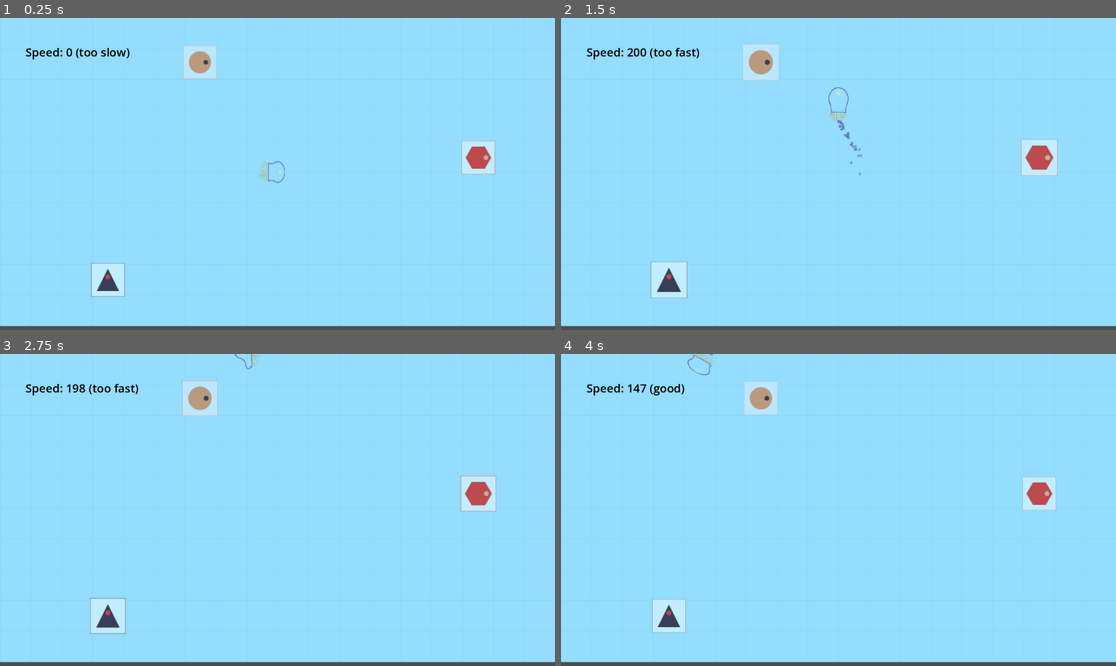
Above: before the commit, frames 1-4 (two rows, left to right).
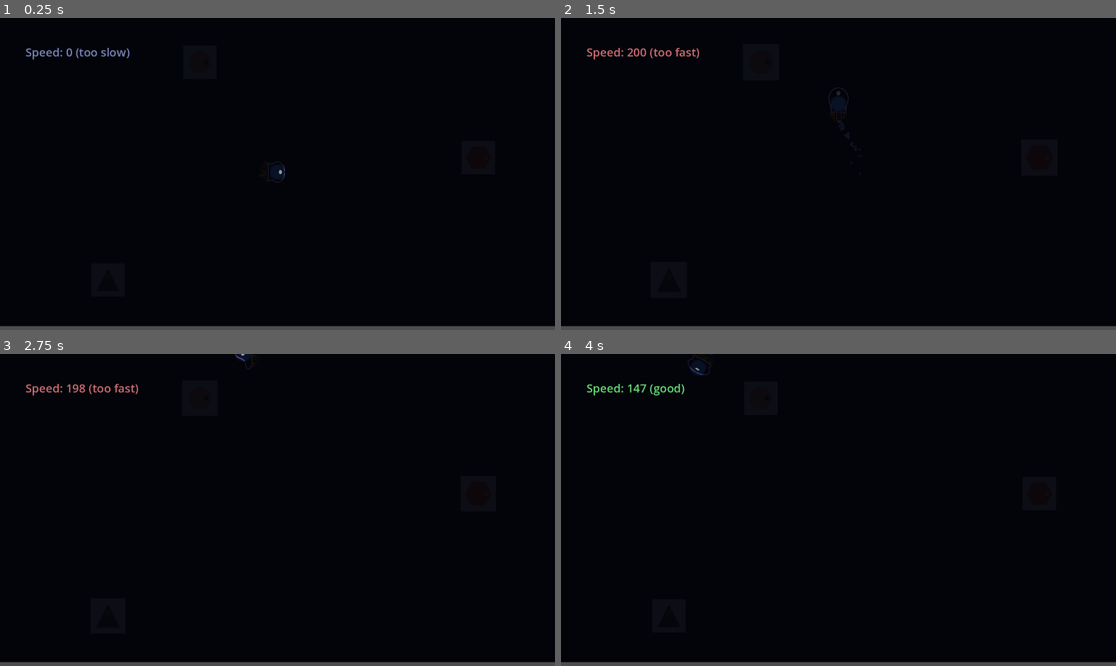
Above: after the commit, the same moments.

Repository: nurlopez/ictiopia
Game: Godot game, scene res://scenes/Main.tscn
The game is run twice, just before and just after one commit, with the same random seed, the same clock (stepped at 60 frames per second) and the same inputs. The engine's default icon, where the game draws it, is replaced by a stand-in: a white triangle on a blue panel in a dark square.
Inputs:
- Up to frame 1 (0.25 s): no input
- Up to frame 2 (1.5 s): hold Up (move_up) from 0.53 s (still down)
- Up to frame 3 (2.75 s): release Up (move_up) at 2.03 s; hold Left (move_left) from 2.03 s (still down)
- Up to frame 4 (4 s): release Left (move_left) at 3.53 s; hold Down (move_down) from 3.53 s (still down)

The runs differ from the first frame. In frame 1, 99% of the frame differs, in the area x 0-100%, y 0-99%; in frame 2, 99%; in frame 3, 99%; in frame 4, 99%.

Commit message:
feat(level1): Replaced collectibles with illuminating lightnodes: - Lightnodes glow when fixed with PointLight2D - Darken world, add player ambient light - Progressive world lighting

Diff:
--- a/levels/Level1.tscn
+++ b/levels/Level1.tscn
@@ -7,7 +7,7 @@
 [ext_resource type="Script" path="res://levels/speed_label.gd" id="4_6uqgx"]
 [ext_resource type="AudioStream" uid="uid://q8jlbwj6f640" path="res://assets/audio/heart-beat-355442.mp3" id="4_vcuxx"]
 [ext_resource type="PackedScene" uid="uid://bkwbus7m2g1q4" path="res://scenes/environment/Portal.tscn" id="6_i25xe"]
-[ext_resource type="PackedScene" uid="uid://bxblioil7mesr" path="res://scenes/environment/Collectible.tscn" id="7_tnfui"]
+[ext_resource type="PackedScene" uid="uid://bxblioil7mesr" path="res://scenes/environment/Lightnode.tscn" id="7_tnfui"]
 [ext_resource type="Texture2D" uid="uid://doi6tyei3numh" path="res://assets/art/collectibles/collectibles_shapes-01.png" id="9_b1xmx"]
 [ext_resource type="Texture2D" uid="uid://becxm6f188psl" path="res://assets/art/collectibles/collectibles_shapes-02.png" id="10_su8nw"]
 [ext_resource type="Texture2D" uid="uid://cgw76ixjimsuj" path="res://assets/art/collectibles/collectibles_shapes-03.png" id="11_3hxrv"]
@@ -22,14 +22,16 @@
 anchor_bottom = 1.0
 grow_horizontal = 2
 grow_vertical = 2
-color = Color(0.027451, 0.164706, 0.270588, 1)
+color = Color(0.02, 0.02, 0.05, 1)
 
 [node name="Tint" type="CanvasModulate" parent="."]
 unique_name_in_owner = true
+color = Color(0.15, 0.15, 0.2, 1)
 
 [node name="TileMaps" type="Node2D" parent="."]
 
 [node name="BaseLayer" type="TileMapLayer" parent="TileMaps"]
+modulate = Color(0.08, 0.12, 0.18, 1)
 tile_map_data = PackedByteArray("AAAFAAcAAAAAAAAAAAAFAAYAAAAAAAAAAAAFAAUAAAAAAAAAAAAFAAQAAAAAAAAAAAAFAAMAAAAAAAAAAAAFAA …(2800 unchanged characters)…
 tile_set = ExtResource("1_q6ueu")
 
@@ -65,7 +67,7 @@
 offset_top = -17.928
 offset_right = 40.84
 offset_bottom = 16.072
-theme_override_colors/font_color = Color(0.027451, 0, 0, 1)
+theme_override_colors/font_color = Color(0.8, 0.85, 0.9, 1)
 theme_override_font_sizes/font_size = 24
 text = "testing"
 script = ExtResource("4_6uqgx")
--- a/levels/level_controller.gd
+++ b/levels/level_controller.gd
@@ -1,54 +1,78 @@
 extends Node
 
 ## Level Controller for Mechanic I (Speed Moderation)
-## Tracks collectibles and triggers portal when all are solved.
+## Tracks lightnodes and triggers portal when all are fixed.
+## Manages progressive world lighting as lightnodes are restored.
 
 @onready var tint := get_node_or_null("%Tint")
 @onready var audio_player: AudioStreamPlayer = get_node_or_null("%Audio")
 
 @warning_ignore("UNUSED_SIGNAL")
-signal all_collectibles_cleared
+signal all_lightnodes_fixed
 
-var remaining_collectibles: int = 0
-var started_with_collectibles := false
+var remaining_lightnodes: int = 0
+var total_lightnodes: int = 0
+var started_with_lightnodes := false
 
-# Visual settings (static calm state for Level 1)
-@export var calm_color: Color = Color(0.76, 0.93, 1.00)
+# Progressive lighting settings
+@export var dark_color: Color = Color(0.15, 0.15, 0.2)    # Starting darkness
+@export var lit_color: Color = Color(0.5, 0.55, 0.65)     # Fully lit (still moody)
 
 
 func _ready() -> void:
 	# Connect signal to portal
 	var portal := get_node_or_null("%Portal")
-	if portal and not is_connected("all_collectibles_cleared", Callable(portal, "open_portal")):
-		connect("all_collectibles_cleared", Callable(portal, "open_portal"))
+	if portal and not is_connected("all_lightnodes_fixed", Callable(portal, "open_portal")):
+		connect("all_lightnodes_fixed", Callable(portal, "open_portal"))
 
-	# Count collectibles after all nodes are ready
-	call_deferred("_late_count_collectibles")
+	# Count lightnodes after all nodes are ready
+	call_deferred("_late_count_lightnodes")
 
-	# Apply calm visuals
-	_apply_visuals()
+	# Start in darkness
+	_apply_darkness()
 
 
-func _late_count_collectibles() -> void:
-	remaining_collectibles = get_tree().get_nodes_in_group("collectibles").size()
-	started_with_collectibles = remaining_collectibles > 0
-	print("[LevelController] found collectibles: ", remaining_collectibles)
+func _late_count_lightnodes() -> void:
+	total_lightnodes = get_tree().get_nodes_in_group("lightnodes").size()
+	remaining_lightnodes = total_lightnodes
+	started_with_lightnodes = remaining_lightnodes > 0
+	print("[LevelController] found lightnodes: ", remaining_lightnodes)
 
 
-func notify_collectible_picked() -> void:
-	remaining_collectibles = max(0, remaining_collectibles - 1)
-	print("[LevelController] remaining: ", remaining_collectibles)
-	if started_with_collectibles and remaining_collectibles == 0:
-		_on_all_cleared()
+func notify_lightnode_fixed() -> void:
+	remaining_lightnodes = max(0, remaining_lightnodes - 1)
+	print("[LevelController] remaining lightnodes: ", remaining_lightnodes)
+
+	# Update world lighting based on progress
+	_update_world_lighting()
+
+	if started_with_lightnodes and remaining_lightnodes == 0:
+		_on_all_fixed()
 
 
-func _on_all_cleared() -> void:
-	print("[LevelController] all collectibles cleared!")
-	emit_signal("all_collectibles_cleared")
+func _on_all_fixed() -> void:
+	print("[LevelController] all lightnodes fixed!")
+	emit_signal("all_lightnodes_fixed")
 
 
-func _apply_visuals() -> void:
+func _apply_darkness() -> void:
+	# Start the world in darkness
 	if tint:
-		tint.color = calm_color
+		tint.color = dark_color
 	if audio_player:
 		audio_player.volume_db = -20.0
+
+
+func _update_world_lighting() -> void:
+	# Calculate how lit the world should be based on fixed lightnodes
+	if total_lightnodes == 0:
+		return
+
+	var fixed_count: int = total_lightnodes - remaining_lightnodes
+	var progress: float = float(fixed_count) / float(total_lightnodes)
+
+	# Smoothly transition the world tint
+	if tint:
+		var target_color: Color = dark_color.lerp(lit_color, progress)
+		var tween := create_tween()
+		tween.tween_property(tint, "color", target_color, 0.5).set_ease(Tween.EASE_OUT)
--- a/scenes/actors/ictio.tscn
+++ b/scenes/actors/ictio.tscn
@@ -115,3 +115,9 @@
 lifetime = 1.2
 visibility_rect = Rect2(-200, -100, 512, 512)
 trail_lifetime = 1.0
+
+[node name="PointLight2D" type="PointLight2D" parent="."]
+color = Color(0.7, 0.8, 1, 1)
+energy = 0.6
+texture = ExtResource("12_xeln8")
+texture_scale = 4.0
--- a/scenes/environment/Collectible.tscn
+++ b/scenes/environment/Lightnode.tscn
@@ -1,8 +1,9 @@
-[gd_scene load_steps=8 format=3 uid="uid://bxblioil7mesr"]
+[gd_scene load_steps=9 format=3 uid="uid://bxblioil7mesr"]
 
-[ext_resource type="Script" path="res://scenes/environment/collectible.gd" id="1_aot60"]
+[ext_resource type="Script" path="res://scenes/environment/lightnode.gd" id="1_aot60"]
 [ext_resource type="Texture2D" uid="uid://bg4mu5fgu61yr" path="res://assets/art/collectibles/collectible_circle.png" id="2_e4jva"]
 [ext_resource type="AudioStream" uid="uid://duepmgajxmki4" path="res://assets/audio/beepbeep.mp3" id="3_noy7u"]
+[ext_resource type="Texture2D" uid="uid://dqfk5y5jvkfvl" path="res://assets/art/bubble.png" id="4_light"]
 
 [sub_resource type="CircleShape2D" id="CircleShape2D_fjkgu"]
 radius = 20.0
@@ -44,7 +45,7 @@
 "pulse": SubResource("Animation_f8aik")
 }
 
-[node name="Collectible" type="Area2D"]
+[node name="Lightnode" type="Area2D"]
 script = ExtResource("1_aot60")
 
 [node name="Sprite2D" type="Sprite2D" parent="."]
@@ -62,3 +63,10 @@
 libraries = {
 "": SubResource("AnimationLibrary_bowut")
 }
+
+[node name="PointLight2D" type="PointLight2D" parent="."]
+enabled = false
+color = Color(1, 0.95, 0.8, 1)
+energy = 0.0
+texture = ExtResource("4_light")
+texture_scale = 8.0
--- a/scenes/environment/collectible.gd
+++ b/scenes/environment/lightnode.gd
@@ -1,9 +1,11 @@
 extends Area2D
+class_name Lightnode
 
 @onready var audio_player: AudioStreamPlayer = $AudioStreamPlayer
 @onready var sprite: Sprite2D = $Sprite2D
 @onready var shape: CollisionShape2D = $CollisionShape2D
 @onready var anim: AnimationPlayer = $AnimationPlayer
+@onready var point_light: PointLight2D = $PointLight2D
 
 var current_angle_deg: float = 0.0
 
@@ -11,6 +13,15 @@
 @export var icon: Texture2D
 @export var icon_scale: float = 1.0
 @export var icon_modulate: Color = Color.WHITE
+
+# --- Lit state visuals ---
+@export var dark_alpha: float = 0.3           # how dim when unlit
+@export var lit_color: Color = Color(1.0, 1.0, 0.8)  # warm glow when fixed
+@export var lit_scale_boost: float = 1.2      # scale up when lit
+
+# --- Point light settings ---
+@export var light_energy: float = 1.5         # how bright the light is when lit
+@export var light_color: Color = Color(1.0, 0.95, 0.8)  # warm light color
 
 # --- Speed Moderation (Mechanic I) ---
 @export var min_effective_speed: float = 40.0   # below this = too slow, no rotation
@@ -21,6 +32,7 @@
 # --- Internal state ---
 var _wobble_tween: Tween = null
 var _original_modulate: Color
+var _is_fixed: bool = false  # true once lightnode reaches target angle
 
 # --- Rotation puzzle ---
 @export var angle_step_deg: float = 45.0
@@ -33,9 +45,6 @@
 @export var rotate_sound: AudioStream
 @export var fail_sound: AudioStream
 
-# --- Pickup behavior ---
-@export var auto_hide: bool = true
-
 
 func _wrap360(v: float) -> float:
 	return fposmod(v, 360.0)
@@ -57,7 +66,12 @@
 	if icon:
 		sprite.texture = icon
 	sprite.scale = Vector2.ONE * icon_scale
-	sprite.modulate = icon_modulate
+
+	# Start in dark/unlit state
+	var dark_color := icon_modulate
+	dark_color.a = dark_alpha
+	sprite.modulate = dark_color
+
 	if sprite.has_method("set_centered"):
 		sprite.centered = true
 
@@ -78,13 +92,17 @@
 		connect("body_entered", Callable(self, "_on_body_entered"))
 
 	# Group for LevelController counting
-	add_to_group("collectibles")
-
-	# Store original color for proximity feedback
+	add_to_group("lightnodes")
+
+	# Store original color for proximity feedback (dark state)
 	_original_modulate = sprite.modulate
 
 
 func _process(_delta: float) -> void:
+	# Skip proximity feedback if already fixed (lit)
+	if _is_fixed:
+		return
+
 	# Proximity color feedback based on Ictio's speed
 	var ictio := get_node_or_null("%Ictio")
 	if ictio == null or sprite == null:
@@ -92,7 +110,7 @@
 
 	var dist: float = global_position.distance_to(ictio.global_position)
 	if dist > proximity_radius:
-		# Outside range - restore original color
+		# Outside range - restore original color (dark state)
 		sprite.modulate = _original_modulate
 		return
 
@@ -174,24 +192,72 @@
 
 	# --- Check if puzzle solved ---
 	if _is_angle_match(current_angle_deg, required_angle_deg, angle_tolerance_deg):
+		_is_fixed = true
+
 		var lc = get_node_or_null("%LevelController")
-		if lc and lc.has_method("notify_collectible_picked"):
-			lc.notify_collectible_picked()
-
-		# Pickup SFX
+		if lc and lc.has_method("notify_lightnode_fixed"):
+			lc.notify_lightnode_fixed()
+
+		# Fixed SFX
 		if pickup_sound and audio_player:
 			audio_player.stream = pickup_sound
 			audio_player.volume_db = -6.0
 			audio_player.play()
 
-		# Disable collisions and hide
+		# Disable collisions (no longer interactable)
 		if shape:
 			shape.set_deferred("disabled", true)
 		set_deferred("monitoring", false)
 
-		if auto_hide and sprite:
-			var tween := create_tween()
-			tween.tween_property(sprite, "scale", sprite.scale * 0.2, 0.25)
-			tween.tween_property(sprite, "modulate:a", 0.0, 0.25)
-			await tween.finished
-			call_deferred("queue_free")
+		# Transition to lit state: glow brightly instead of disappearing
+		_become_lit()
+
+
+func _become_lit() -> void:
+	# Stop any ongoing wobble
+	if _wobble_tween and _wobble_tween.is_valid():
+		_wobble_tween.kill()
+
+	# Stop pulse animation
+	if anim:
+		anim.stop()
+
+	# Calculate lit state values
+	var target_scale: Vector2 = Vector2.ONE * icon_scale * lit_scale_boost
+	var target_color: Color = lit_color
+
+	# Enable the point light
+	if point_light:
+		point_light.color = light_color
+		point_light.enabled = true
+
+	# Animate transition from dark to lit
+	var tween := create_tween()
+	tween.set_parallel(true)
+
+	# Scale up slightly
+	tween.tween_property(sprite, "scale", target_scale, 0.4).set_ease(Tween.EASE_OUT).set_trans(Tween.TRANS_BACK)
+
+	# Brighten to lit color
+	tween.tween_property(sprite, "modulate", target_color, 0.3).set_ease(Tween.EASE_OUT)
+
+	# Fade in the point light
+	if point_light:
+		tween.tween_property(point_light, "energy", light_energy, 0.5).set_ease(Tween.EASE_OUT)
+
+	# After initial transition, start gentle glow pulse
+	await tween.finished
+	_start_glow_pulse()
+
+
+func _start_glow_pulse() -> void:
+	# Continuous gentle pulse to show the lightnode is alive and glowing
+	var base_scale: Vector2 = Vector2.ONE * icon_scale * lit_scale_boost
+	var pulse_scale: Vector2 = base_scale * 1.08
+
+	var glow_tween := create_tween()
+	glow_tween.set_loops()  # Loop forever
+
+	# Gentle scale pulse
+	glow_tween.tween_property(sprite, "scale", pulse_scale, 0.8).set_ease(Tween.EASE_IN_OUT).set_trans(Tween.TRANS_SINE)
+	glow_tween.tween_property(sprite, "scale", base_scale, 0.8).set_ease(Tween.EASE_IN_OUT).set_trans(Tween.TRANS_SINE)
